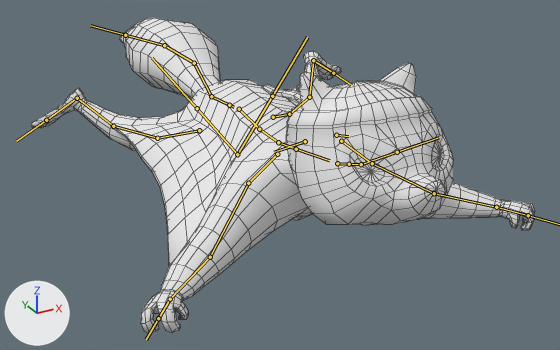
The FBX model SquirrelNinja/Assets/models/squirrel_anim_idle.fbx as it was, and as the next commit left it.
Camera for both pictures: a 50 mm camera at (-1.26, -2.27, 1.02) aimed at (0.14, 0.27, -0.25). The axes (+X, +Y, +Z) are drawn at lower left. The lights are the same throughout. The bones that bend it are drawn over the model as lines. Mesh edges are drawn as thin lines.

Names of what the first picture shows: 'body.002'.
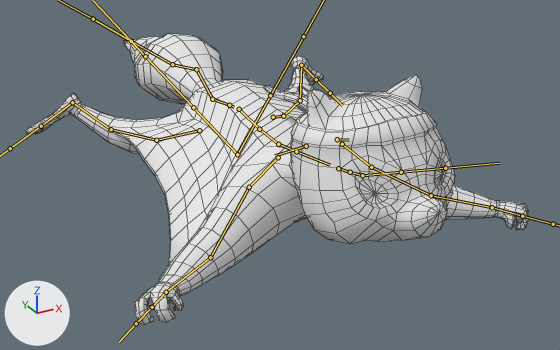
The newer file adds an action. The first version stands in its rest pose; the second is drawn at frame 46 of the action 'metarig|metarig|metarig|metarigAction|metarig|metarigAction'.

Changed parts and their boxes [x1, y1, x2, y2] in the pictures (560 x 350 px):
'body.002', posed (8% shorter)
    before: [31, 18, 535, 334]
    after: [25, 33, 529, 325]
bone 'spine.003', root to tip
    before: (229, 105) to (211, 96)
    after: (229, 105) to (212, 99)
bone 'spine.001', root to tip
    before: (194, 63) to (164, 45)
    after: (196, 69) to (172, 64)
bone 'spine', root to tip
    before: (164, 45) to (125, 35)
    after: (172, 64) to (131, 41)
bone 'spine.006', root to tip
    before: (259, 129) to (278, 142)
    after: (259, 129) to (278, 144)
bone 'spine.009', root to tip
    before: (337, 163) to (349, 164)
    after: (338, 168) to (350, 172)
bone 'front_shin.L', root to tip
    before: (372, 163) to (434, 193)
    after: (371, 167) to (431, 195)
bone 'front_shin.R', root to tip
    before: (248, 183) to (210, 257)
    after: (249, 187) to (210, 257)
bone 'pelvis.L', root to tip
    before: (237, 154) to (272, 96)
    after: (237, 154) to (270, 95)
bone 'pelvis.R', root to tip
    before: (237, 154) to (197, 108)
    after: (237, 154) to (193, 107)
bone 'thigh.L', root to tip
    before: (273, 117) to (289, 114)
    after: (273, 117) to (283, 116)
bone 'thigh.R', root to tip
    before: (199, 130) to (157, 138)
    after: (199, 130) to (156, 140)

What the commit changed:
Bone 'spine.003' (bone_spine_003) turns from (0, 0, 0) to (-3, 0, -1) degrees about its own x, y and z.
Bone 'spine.001' (bone_spine_001) turns from (0, 0, 0) to (-7, -3, -2) degrees about its own x, y and z.
Bone 'spine' (bone_spine) turns from (0, 0, 0) to (23, -1, 8) degrees about its own x, y and z.
Bone 'spine.006' (bone_spine_006) turns from (0, 0, 0) to (2, 0, 0) degrees about its own x, y and z.
Bone 'spine.009' (bone_spine_009) turns from (0, 0, 0) to (5, 1, 0) degrees about its own x, y and z.
Bone 'front_shin.L' (bone_front_shin_l) turns from (0, 0, 0) to (1, -3, -3) degrees about its own x, y and z.
Bone 'front_shin.R' (bone_front_shin_r) turns from (0, 0, 0) to (-6, 10, -2) degrees about its own x, y and z.
Bone 'pelvis.L' (bone_pelvis_l) turns from (0, 0, 0) to (1, -6, 4) degrees about its own x, y and z.
Bone 'pelvis.R' (bone_pelvis_r) turns from (0, 0, 0) to (2, 2, -7) degrees about its own x, y and z.
Bone 'thigh.L' (bone_thigh_l) turns from (0, 0, 0) to (8, 3, -1) degrees about its own x, y and z.
Bone 'thigh.R' (bone_thigh_r) turns from (0, 0, 0) to (-3, -2, -3) degrees about its own x, y and z.
